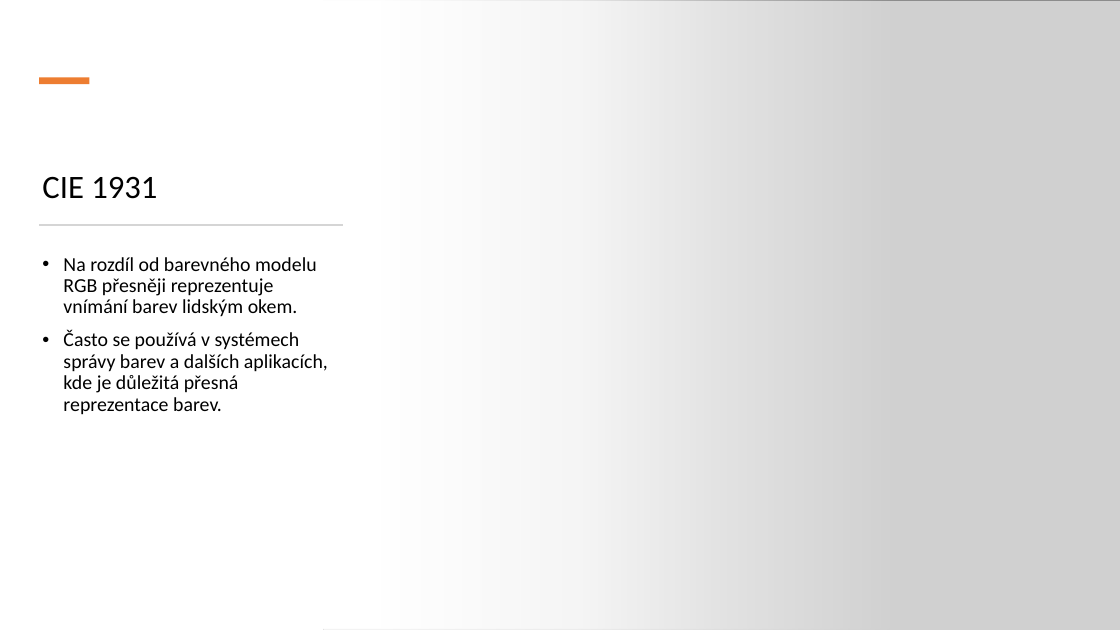
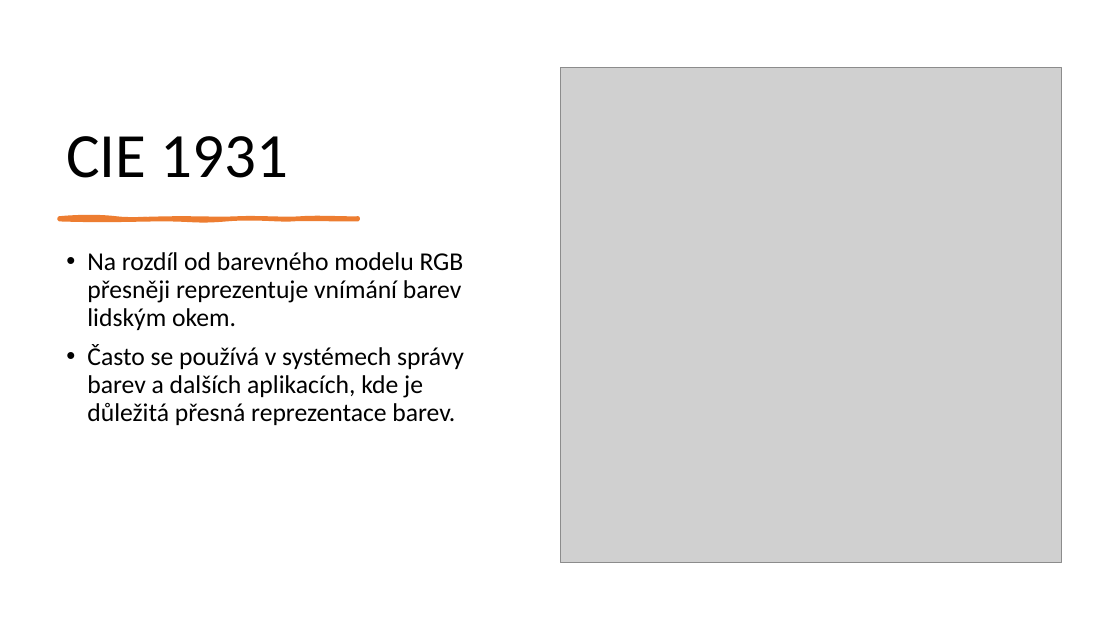
Before and after one commit to ibabayev7/barva, a slide deck: slide 12 of Presentation for IT.pptx. Drawn at 1120x630 pixels with LibreOffice and Linux fonts; fonts in the diff are those of the drawing; grey boxes stand for pictures. Boxes give left, top, right and bottom in pixels: in the first picture for what was removed or moved away, otherwise in the second. Text is boxed around its words. In the diff, an @@ line names an element or a change of style, - is before the commit and + after.

Commit message:
ev isi

```diff
--- a/Presentation for IT.pptx
+++ b/Presentation for IT.pptx
@@ rectangle removed at <box>0,0,897,630</box> @@
@@ picture removed at <box>323,0,1120,630</box> @@
@@ title "CIE 1931": place and size @@
-title "CIE 1931" at <box>42,176,157,199</box>
+title "CIE 1931" at <box>66,136,289,178</box>
@@ title "CIE 1931" at <box>66,136,289,178</box>: size 28 to 54 pt @@
@@ rectangle removed at <box>39,77,89,84</box> @@
@@ picture added at <box>560,67,1062,563</box> @@
@@ rectangle removed at <box>39,224,343,225</box> @@
@@ freeform shape added at <box>59,218,358,220</box>, fill #ED7D31, outline #ED7D31 3 pt @@
@@ text "Na rozdíl od barevného modelu ...": place and size @@
-text "Na rozdíl od barevného modelu ..." at <box>63,257,328,415</box>
+text "Na rozdíl od barevného modelu ..." at <box>87,252,464,425</box>
@@ text "Na rozdíl od barevného modelu ..." at <box>87,252,464,425</box>: size 17 to 22 pt @@
```
Also in this commit, not shown: 1 other slide changed, 2 slides added.
